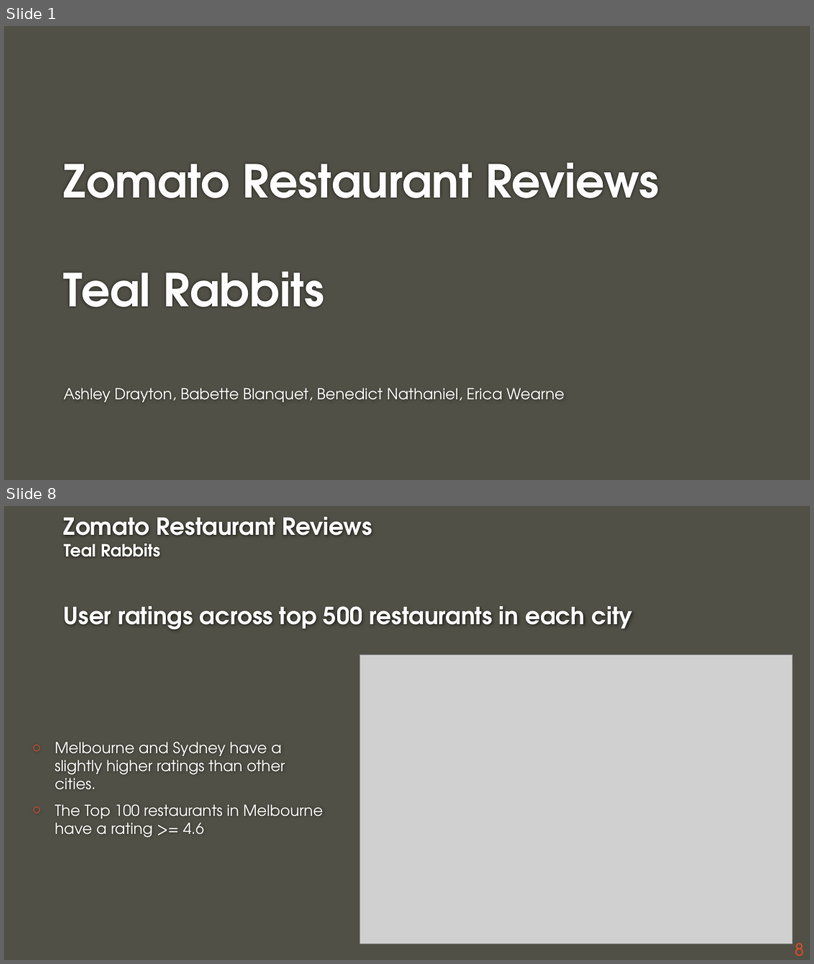
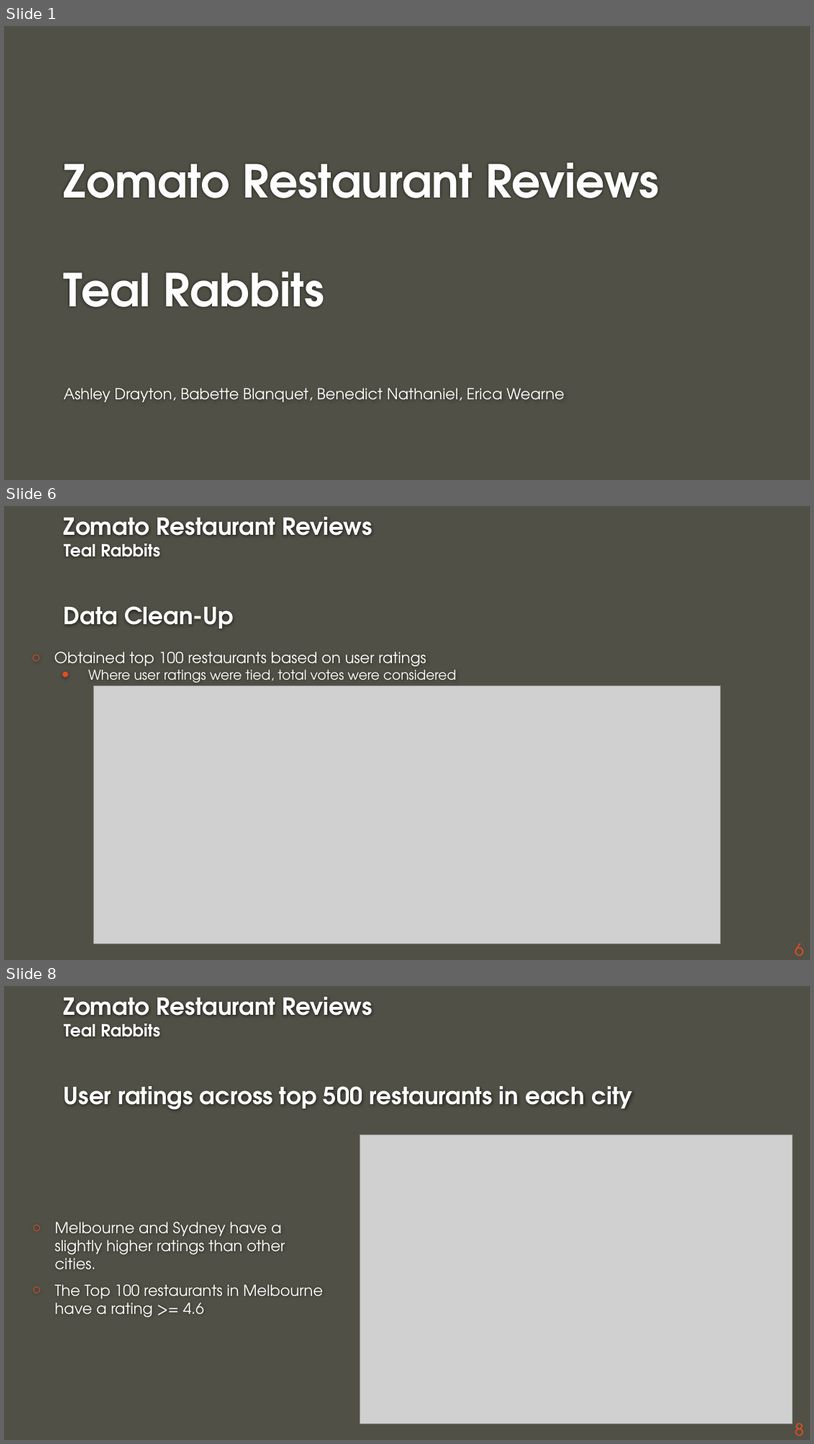
Before and after one commit to ashdrayton/Zomato-Restaurants-Reviews, a slide deck: Final notebooks/Zomato_Presentation_EW_20200712.pptx. Shown one above the other, each under a label of ours: slides 1 and 8 before the commit, slides 1, 6 and 8 after it; the slides between them are not shown. The pictures are 814x964 and 814x1444 pixels, drawn with LibreOffice and Linux fonts; fonts in the diff are those of the drawing; grey boxes stand for pictures; background and template pictures are left out. Boxes give left, top, right and bottom in pixels: in the first picture for what was removed or moved away, otherwise in the second. Text is boxed around its words. In the diff, an @@ line names an element or a change of style, - is before the commit and + after.

```diff
--- a/Final notebooks/Zomato_Presentation_EW_20200712.pptx
+++ b/Final notebooks/Zomato_Presentation_EW_20200712.pptx
@@ slide 6 added at [4,506,810,960], background #505046 @@
@@ title added at [64,517,373,628], 28 pt, text #FEFEFE, bold @@
+Zomato Restaurant Reviews
+Teal Rabbits
+Data Clean-Up
@@ text added at [54,651,456,686], 16 pt, text #FFFFFF @@
+○ Obtained top 100 restaurants based on user ratings
+  • Where user ratings were tied, total votes were considered
@@ picture added at [93,686,721,944] @@
@@ page number added at [795,943,805,955], 20 pt, text #E84C22 @@
+6
```
Also in this commit, not shown: 7 slides changed, 3 other slides added, 3 slides removed, 5 other files.
